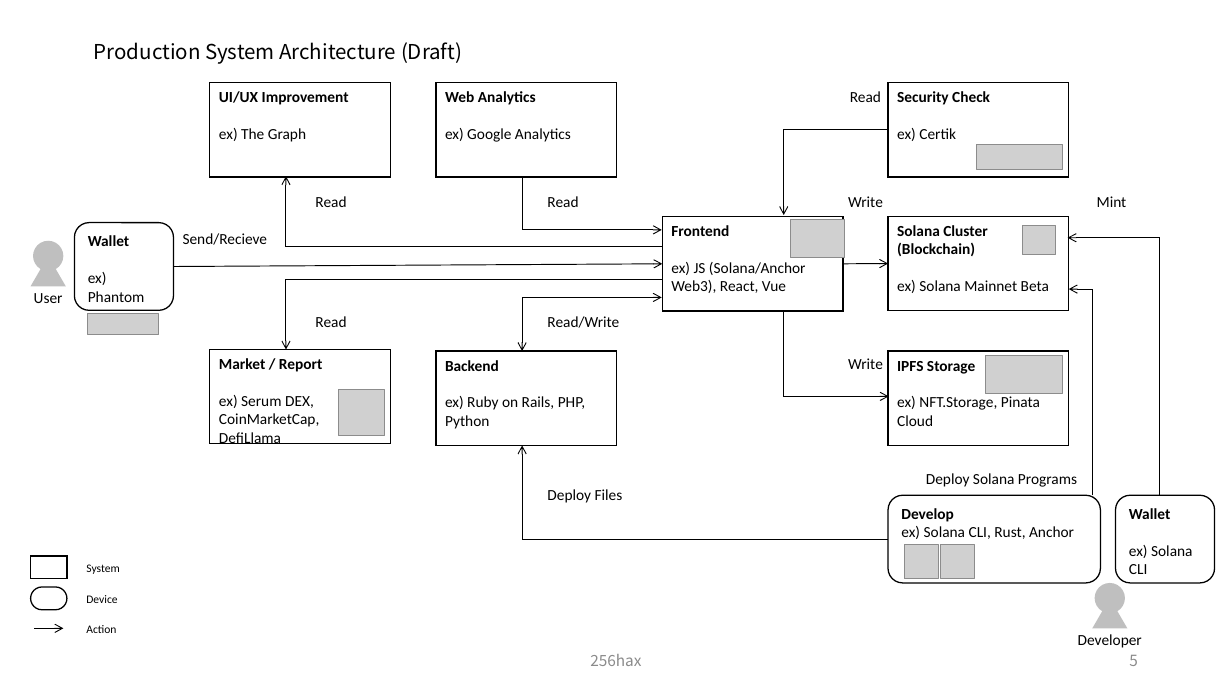
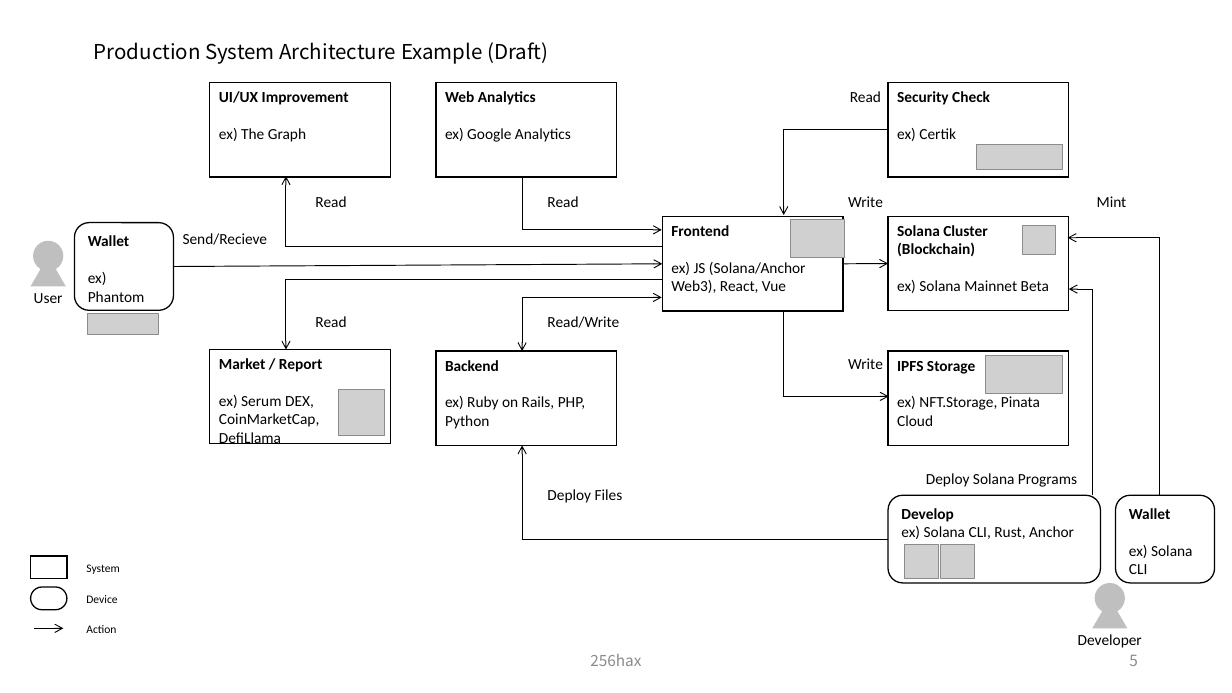
Before and after one commit to SmartGru25/Solana-React-Minimal, a slide deck: slide 6 of docs/Solana_Blockchain_Outline_Figure.pptx. Drawn at 1232x693 pixels with LibreOffice and Linux fonts; fonts in the diff are those of the drawing; grey boxes stand for pictures. Boxes give left, top, right and bottom in pixels: in the first picture for what was removed or moved away, otherwise in the second. Text is boxed around its words. In the diff, an @@ line names an element or a change of style, - is before the commit and + after.

```diff
--- a/docs/Solana_Blockchain_Outline_Figure.pptx
+++ b/docs/Solana_Blockchain_Outline_Figure.pptx
@@ title at <box>94,42,548,64</box>: text changed @@
-Production System Architecture (Draft)
+Production System Architecture Example (Draft)
```
Also in this commit, not shown: 1 other slide changed.
